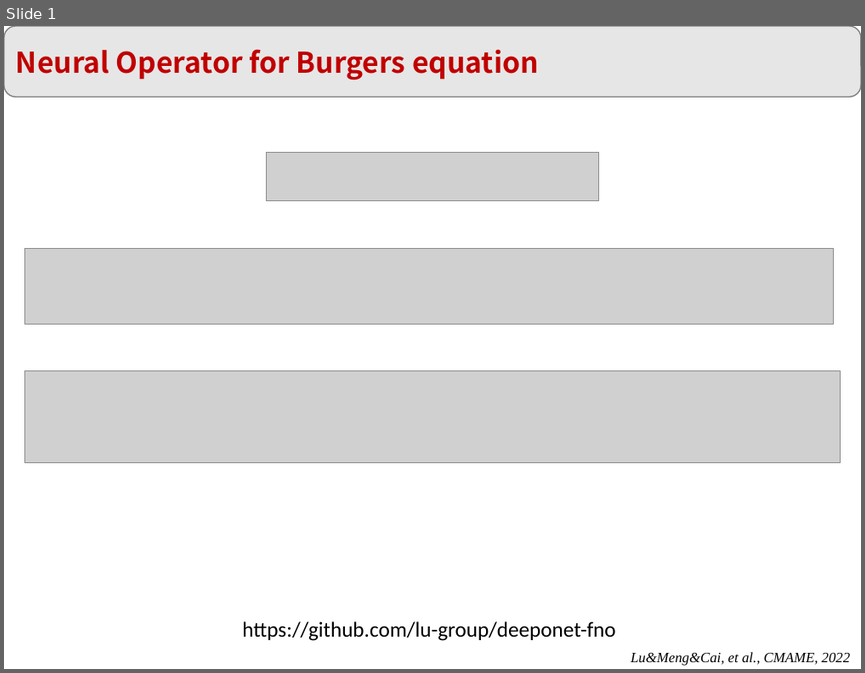
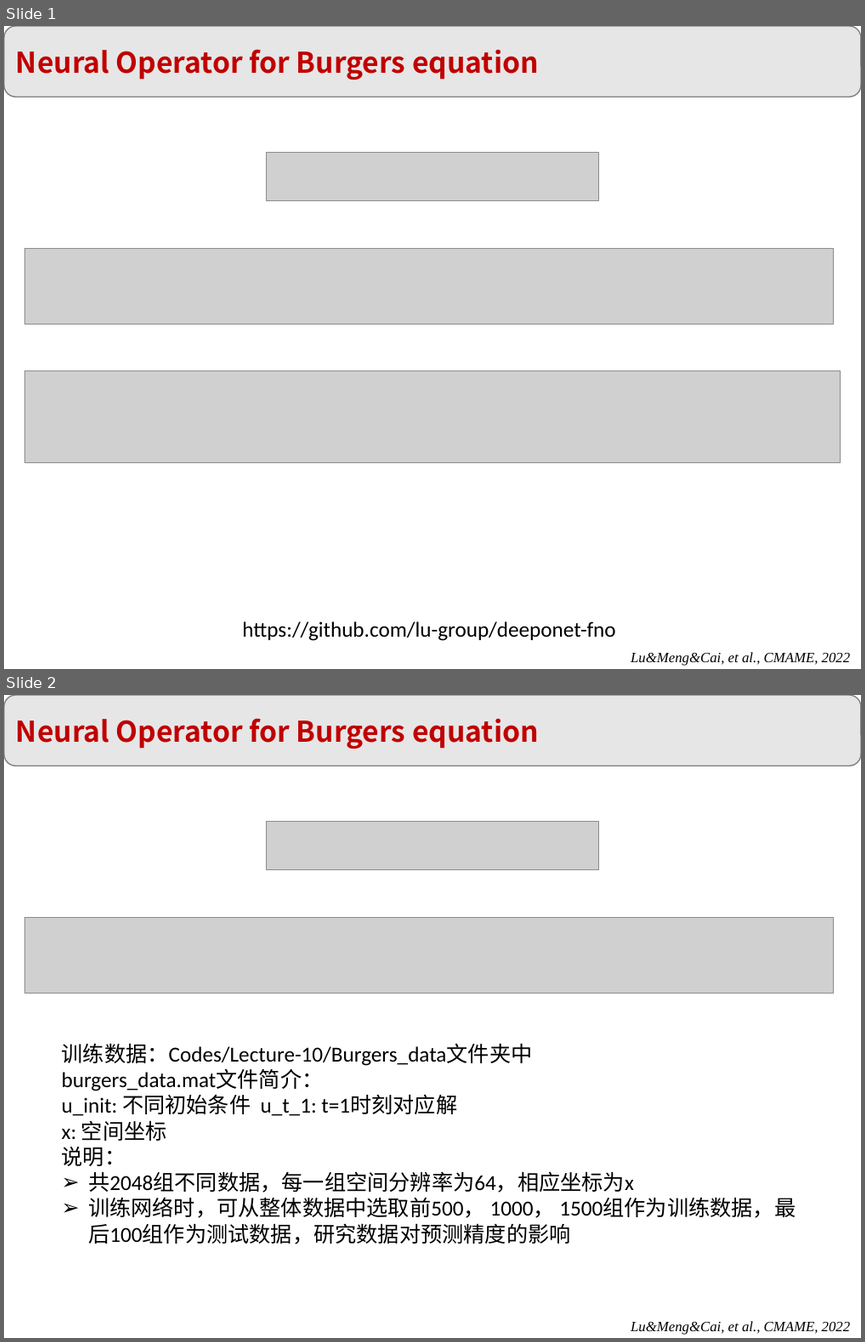
Before and after one commit to XuhuiM/SciML-Course, a slide deck: SciML-第三次作业.pptx. Shown one above the other, each under a label of ours: slide 1 before the commit, slides 1 and 2 after it. The pictures are 865x673 and 865x1342 pixels, drawn with LibreOffice and Linux fonts; fonts in the diff are those of the drawing; grey boxes stand for pictures. Boxes give left, top, right and bottom in pixels: in the first picture for what was removed or moved away, otherwise in the second. Text is boxed around its words. In the diff, an @@ line names an element or a change of style, - is before the commit and + after.

Commit message:
data for burgers equation

```diff
--- a/SciML-第三次作业.pptx
+++ b/SciML-第三次作业.pptx
@@ slide 2 added at box(4, 695, 861, 1338), background #FFFFFF @@
@@ rounded rectangle added at box(4, 695, 861, 766), fill #E7E6E6, outline #808080 1 pt, 24 pt, text #C00000, bold @@
+Neural Operator for Burgers equation
@@ picture added at box(266, 822, 599, 870) @@
@@ picture added at box(24, 917, 834, 993) @@
@@ text added at box(62, 1043, 795, 1244), 18 pt, text #000000 @@
+训练数据：Codes/Lecture-10/Burgers_data文件夹中
+burgers_data.mat文件简介：
+u_init: 不同初始条件 u_t_1: t=1时刻对应解
+x: 空间坐标
+说明：
+➢ 共2048组不同数据，每一组空间分辨率为64，相应坐标为x
+➢ 训练网络时，可从整体数据中选取前500， 1000， 1500组作为训练数据，最后100组作为测试数据，研究数据对预测精度的影响
@@ text added at box(630, 1321, 851, 1334), 12 pt, text #000000, italic @@
+Lu&Meng&Cai, et al., CMAME, 2022
```
Also in this commit, not shown: 2 other files.
